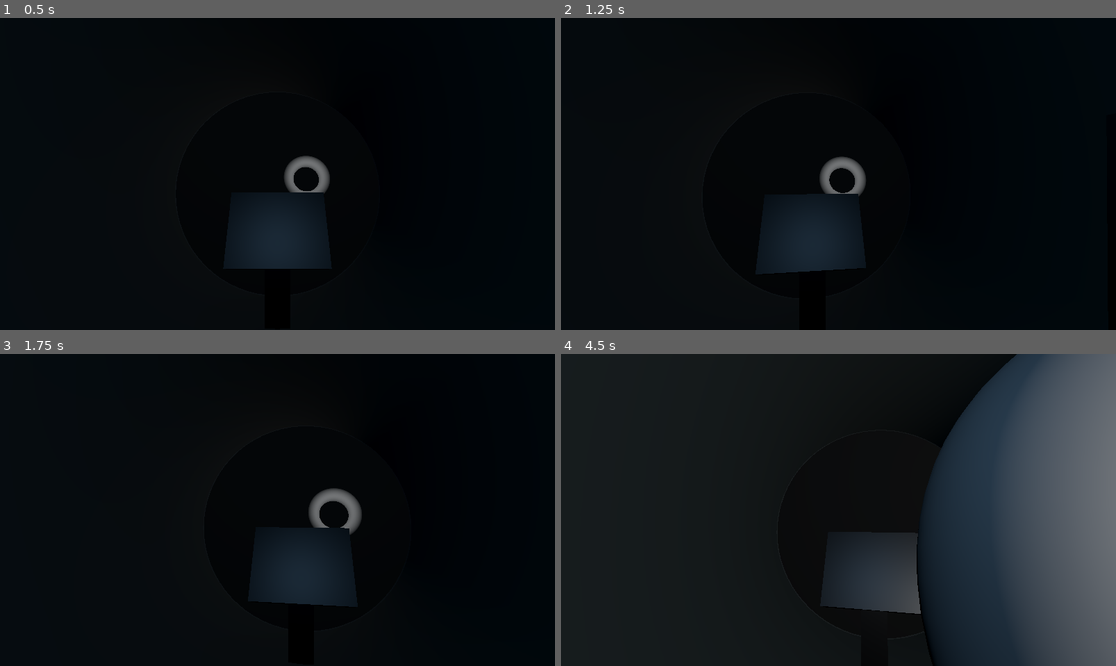
Above: before the commit, frames 1-4 (two rows, left to right).
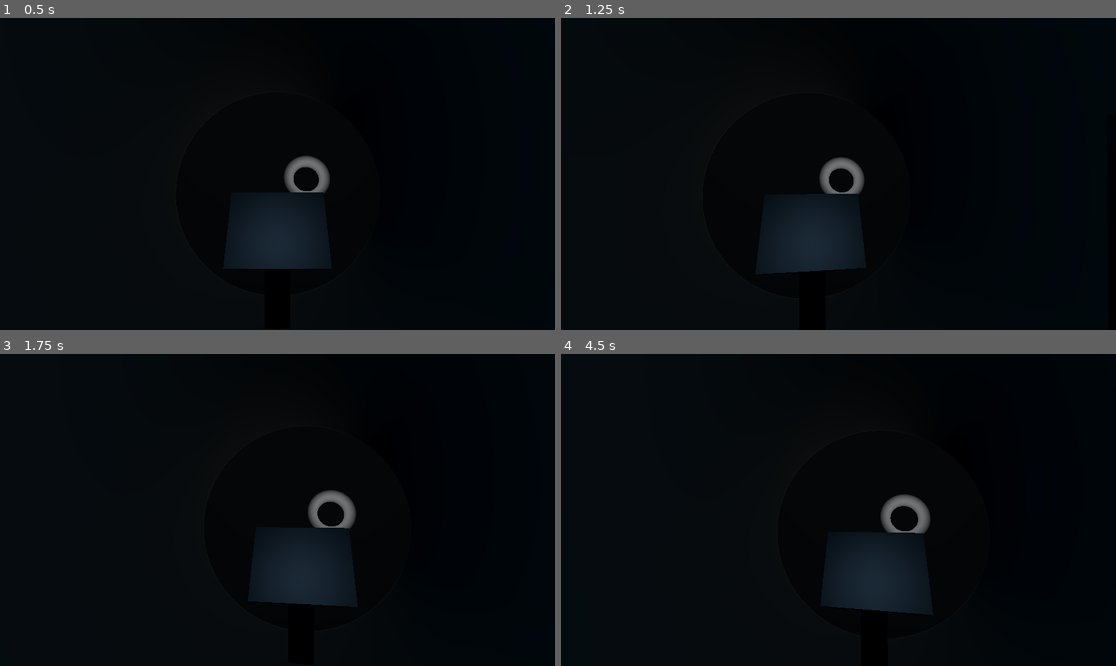
Above: after the commit, the same moments.

Repository: BVenturaDev/DeepDark
Game: Godot game, scene res://scenes/levels/dev_env.tscn
Two runs of this game, one before a commit and one after it. Both use one fixed random seed, a clock stepped at 60 frames per second and the inputs below.
Inputs (mouse positions are in pixels of both pictures, inside the frame that each line leads up to):
- Up to frame 1 (0.5 s): no input
- Up to frame 2 (1.25 s): tap Enter at 0.5 s; move the mouse to (866, 174) at 0.52 s; hold Keypad 8 (sub_forward) from 0.53 s (still down); hold . (next_camera) from 0.53 s (still down)
- Up to frame 3 (1.75 s): keep holding Keypad 8 (sub_forward); tap Space at 1.25 s; move the mouse to (249, 510) at 1.27 s; release . (next_camera) at 1.28 s; tap , (previous_camera) at 1.35 s
- Up to frame 4 (4.5 s): keep holding Keypad 8 (sub_forward); move the mouse to (849, 503) at 2.02 s; hold . (next_camera) 2.03-2.78 s; move the mouse to (832, 516) at 2.77 s; tap , (previous_camera) at 2.85, 4.35 s; move the mouse to (877, 513) at 3.52 s; hold . (next_camera) 3.53-4.28 s; move the mouse to (794, 506) at 4.27 s

Frame 1 is identical in both runs. In frame 2, less than 0.1% of the frame differs, in the area x 48-55%, y 44-58%; in frame 3, 0.4%; in frame 4, 33%, in the area x 56-100%, y 0-100%.

Commit message:
Transform Bug

Diff:
--- a/scenes/entities/submarine.tscn
+++ b/scenes/entities/submarine.tscn
@@ -82,6 +82,9 @@
 
 [node name="Submarine" type="CharacterBody3D"]
 transform = Transform3D(-4.37114e-08, 0, -1, 0, 1, 0, 1, 0, -4.37114e-08, 0, 0, 0)
+motion_mode = 1
+platform_floor_layers = 4294967042
+platform_wall_layers = 2
 script = ExtResource("1_0nxjb")
 
 [node name="Node3DMeshes" type="Node3D" parent="."]
@@ -204,7 +207,7 @@
 grow_vertical = 2
 
 [node name="Node3DCameras" type="Node3D" parent="Interior/Screen/SubViewport"]
-transform = Transform3D(1, 0, 0, 0, 1, 0, 0, 0, 1, 0.956727, 0, -2.13163e-14)
+transform = Transform3D(1, 0, 1.06581e-14, 0, 1, 0, -1.06581e-14, 0, 1, 0.956727, 0, -3.19744e-14)
 
 [node name="Camera3DPort" type="Camera3D" parent="Interior/Screen/SubViewport/Node3DCameras"]
 transform = Transform3D(1, 0, 0, 0, 1, 0, 0, 0, 1, -1.65737, 0, 1.05797e-14)
--- a/src/entities/player.gd
+++ b/src/entities/player.gd
@@ -1,7 +1,7 @@
 extends CharacterBody3D
 
-
-const SPEED = 2.0
+const SPEED = 150.0
+const STOP_SPEED = 50.0
 var mouse_sens = 0.002
 
 # Get the gravity from the project settings to be synced with RigidBody nodes.
@@ -23,11 +23,11 @@
 	var input_dir = Input.get_vector("move_left", "move_right", "move_forward", "move_back")
 	var direction = (global_transform.basis * Vector3(input_dir.x, 0, input_dir.y)).normalized()
 	if direction:
-		velocity.x = direction.x * SPEED
-		velocity.z = direction.z * SPEED
+		velocity.x = direction.x * SPEED * delta
+		velocity.z = direction.z * SPEED * delta
 	else:
-		velocity.x = move_toward(velocity.x, 0, SPEED)
-		velocity.z = move_toward(velocity.z, 0, SPEED)
+		velocity.x = move_toward(velocity.x, 0, STOP_SPEED * delta)
+		velocity.z = move_toward(velocity.z, 0, STOP_SPEED * delta)
 
 	move_and_slide()
 
--- a/src/entities/submarine.gd
+++ b/src/entities/submarine.gd
@@ -1,41 +1,27 @@
 extends CharacterBody3D
 
-const SPEED = 2.0
-const STOP_SPEED = 2.0
-const TURN_SPEED = 10.0
+const SPEED = 300.0
+const ASCENT_SPEED = 50.0
+const STOP_SPEED = 10.0
+const TURN_SPEED = 1.0
 
 @onready var player = $Player
 
-func _init():
-	pass
-	"""
-	velocity.x = randf_range(-5.0, 5.0)
-	velocity.y = randf_range(-5.0, 5.0)
-	velocity.z = randf_range(-5.0, 5.0)
-	print(velocity)
-	"""
+func _physics_process(delta):
+	if Input.is_action_pressed("sub_left"):
+		rotate_object_local(Vector3(0.0, 1.0, 0.0), -TURN_SPEED * delta)
+	if Input.is_action_pressed("sub_right"):
+		rotate_object_local(Vector3(0.0, 1.0, 0.0), TURN_SPEED * delta)
 
-func _physics_process(delta):
-	var direction = global_transform.basis.get_euler() * Vector3.FORWARD
-	if Input.is_action_pressed("sub_forward"):
-		direction.z -= 1
-	if Input.is_action_pressed("sub_back"):
-		direction.z += 1
-	if Input.is_action_pressed("sub_down"):
-		direction.y -= 1
-	if Input.is_action_pressed("sub_up"):
-		direction.y += 1
-	if Input.is_action_pressed("sub_left"):
-		rotation_degrees.y -= TURN_SPEED * delta
-	if Input.is_action_pressed("sub_right"):
-		rotation_degrees.y += TURN_SPEED * delta
-	direction = direction.normalized()
-	velocity += direction * SPEED * delta
-	velocity.x = clampf(velocity.x, -3.0, 3.0)
-	velocity.y = clampf(velocity.y, -3.0, 3.0)
-	velocity.z = clampf(velocity.z, -3.0, 3.0)
+	# Get the input direction and handle the movement/deceleration.
+	# As good practice, you should replace UI actions with custom gameplay actions.
+	var input_dir = Input.get_vector("sub_down", "sub_up", "sub_forward", "sub_back")
+	var direction = (global_transform.basis * Vector3(0.0, input_dir.x, input_dir.y)).normalized()
+	if direction:
+		velocity.z = direction.z * SPEED * delta
+		velocity.y = direction.y * ASCENT_SPEED * delta
+	else:
+		velocity.y = move_toward(velocity.y, 0, STOP_SPEED * delta)
+		velocity.z = move_toward(velocity.z, 0, STOP_SPEED * delta)
 
-	velocity.x = move_toward(velocity.x, 0, SPEED / STOP_SPEED * delta)
-	velocity.y = move_toward(velocity.y, 0, SPEED / STOP_SPEED * delta)
-	velocity.z = move_toward(velocity.z, 0, SPEED / STOP_SPEED * delta)
 	move_and_slide()
